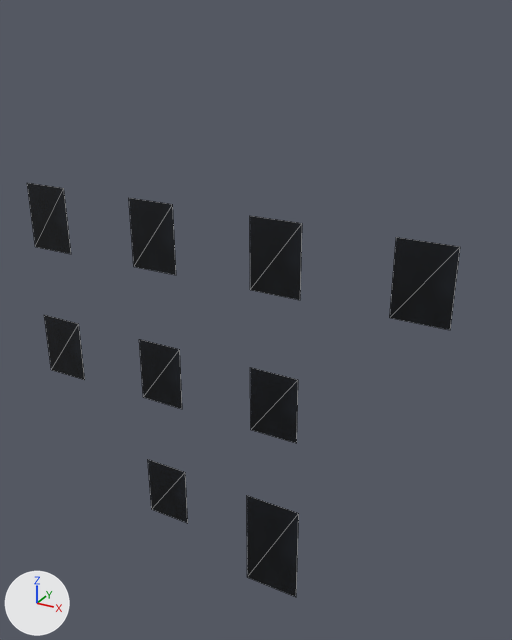
Before and after pictures for a commit that changed the OBJ model resources/blender/zombie_street/Street_BlockL3_Glass.obj.
Before and after are seen from a 50 mm camera at (7.12, -10.92, 11.77) aimed at (0.68, 0.8, 5.91). Lighting does not change. The marker at lower left points along +X, +Y and +Z. The picture after the commit comes second. Mesh edges are drawn as thin lines. Where no turn or scale is listed for an object, it has been applied to the vertices.

The first picture shows 'Street_BlockL3_Glass'.
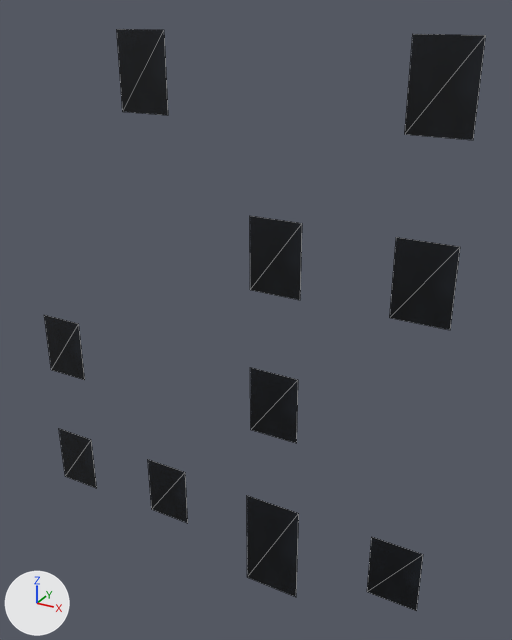
Location of each change, [x1, y1, x2, y2] in pixels of the pictures (512 x 640 px; the box of a moved part takes in the faces that stretch with it):
'Street_BlockL3_Glass', reshaped (40% taller)
    before: [27, 183, 460, 597]
    after: [44, 29, 486, 611]
part 1 of me_street_blockl3_glass, moved or reshaped
    before: [139, 339, 182, 409]
    after: [59, 429, 97, 488]
part 2 of me_street_blockl3_glass, moved or reshaped
    before: [129, 198, 176, 275]
    after: [117, 29, 168, 115]
part 3 of me_street_blockl3_glass, moved or reshaped
    before: [27, 183, 71, 254]
    after: [367, 537, 423, 611]
part 4 of me_street_blockl3_glass, added
    after: [405, 34, 486, 140]

The change, as a list of edits to the scene's bpy script:
```text
Change me_street_blockl3_glass:
    used by ob_street_blockl3_glass; location = (0.0, 0.0, 0.0)
    remove me_street_blockl3_glass.from_pydata(...)  # 36 vertices, 18 faces; spans x -4.74..4.74, y 0.22..0.23, z -0.43..8.27
    add me_street_blockl3_glass.from_pydata(...)  # 40 vertices, 20 faces; spans x -4.74..4.74, y 0.22..0.23, z -0.43..11.42
    me_street_blockl3_glass part 1: the loose piece of 4 vertices spanning x -1.93..-0.87, y 0.23, z 3.65..5.12 is moved by (-2.8, 0.0, -3.15)
    me_street_blockl3_glass part 2: the loose piece of 4 vertices spanning x -1.93..-0.87, y 0.23, z 6.8..8.27 is moved by (0.0, 0.0, 3.15)
    me_street_blockl3_glass part 3: the loose piece of 4 vertices spanning x -4.74..-3.66, y 0.23, z 6.8..8.27 is moved by (8.4, 0.0, -6.3)
    me_street_blockl3_glass part 4: the loose piece of 4 vertices spanning x 3.66..4.74, y 0.23, z 6.8..8.27 is copied, and the copy is moved by (0.0, 0.0, 3.15); it spans x 3.66..4.74, y 0.23, z 9.95..11.42
```
